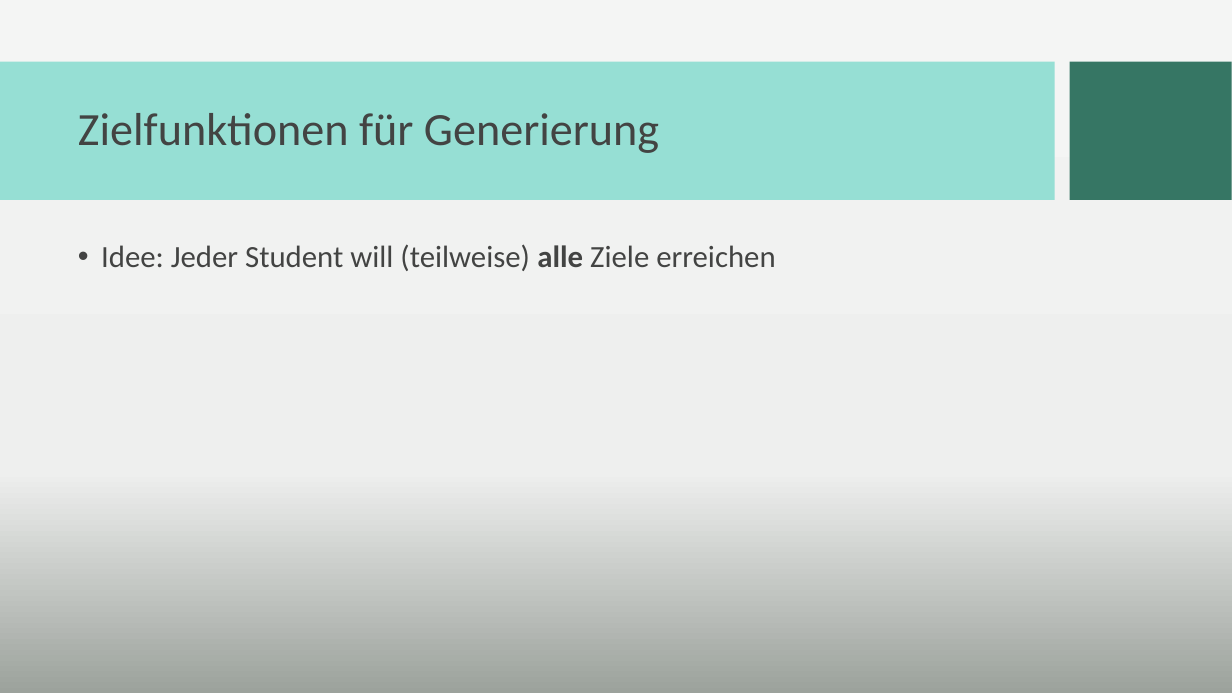
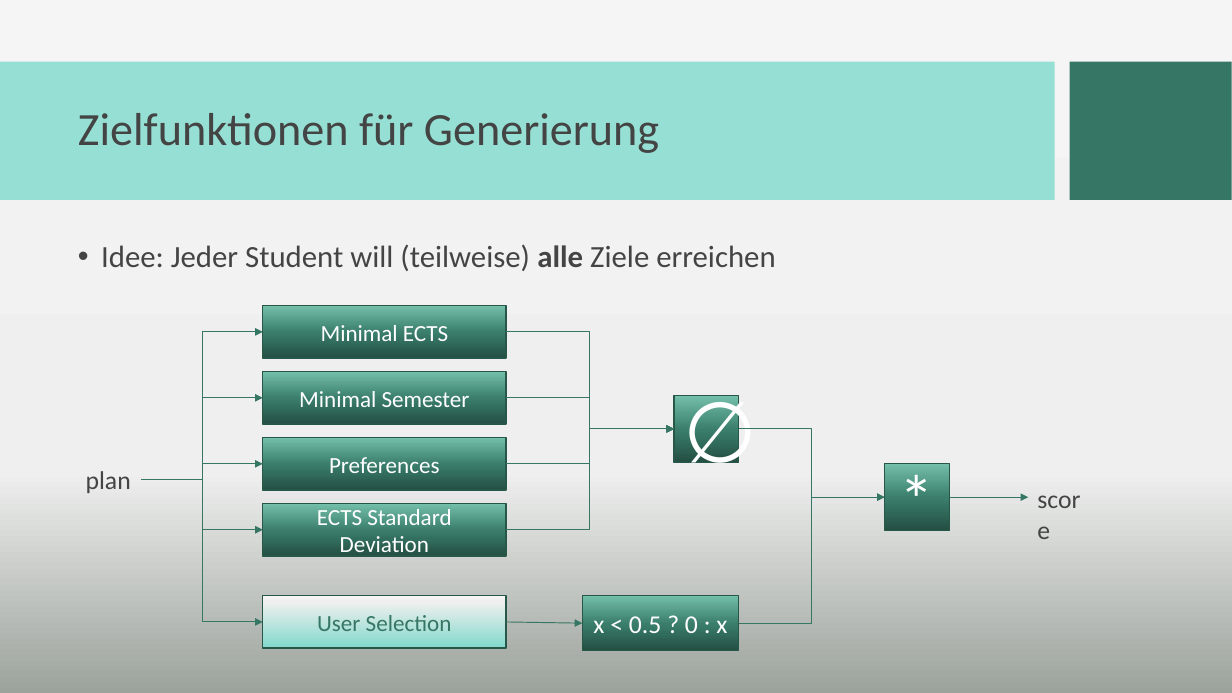
Before and after one commit to PSE-WS1617-IPD-Workflow/PSE_WS1617_IPD_Boehm_Studienplan, a slide deck: slide 7 of Abschlusspräsentation/Praesentation_newdesign.pptx. Drawn at 1232x693 pixels with LibreOffice and Linux fonts; fonts in the diff are those of the drawing; background and template pictures are left out. Boxes give left, top, right and bottom in pixels: in the first picture for what was removed or moved away, otherwise in the second. Text is boxed around its words. In the diff, an @@ line names an element or a change of style, - is before the commit and + after.

Commit message:
Added objective function diagram.

```diff
--- a/Abschlusspräsentation/Praesentation_newdesign.pptx
+++ b/Abschlusspräsentation/Praesentation_newdesign.pptx
@@ group added at (x1=86, y1=306, x2=1099, y2=651): 11 elbow arrows, 8 rectangles, 2 arrows, 2 texts @@
+ECTS Standard Deviation
+Minimal ECTS
+Minimal Semester
+Preferences
+User Selection
+∅
+x < 0.5 ? 0 : x
+*
+score
+plan
```
